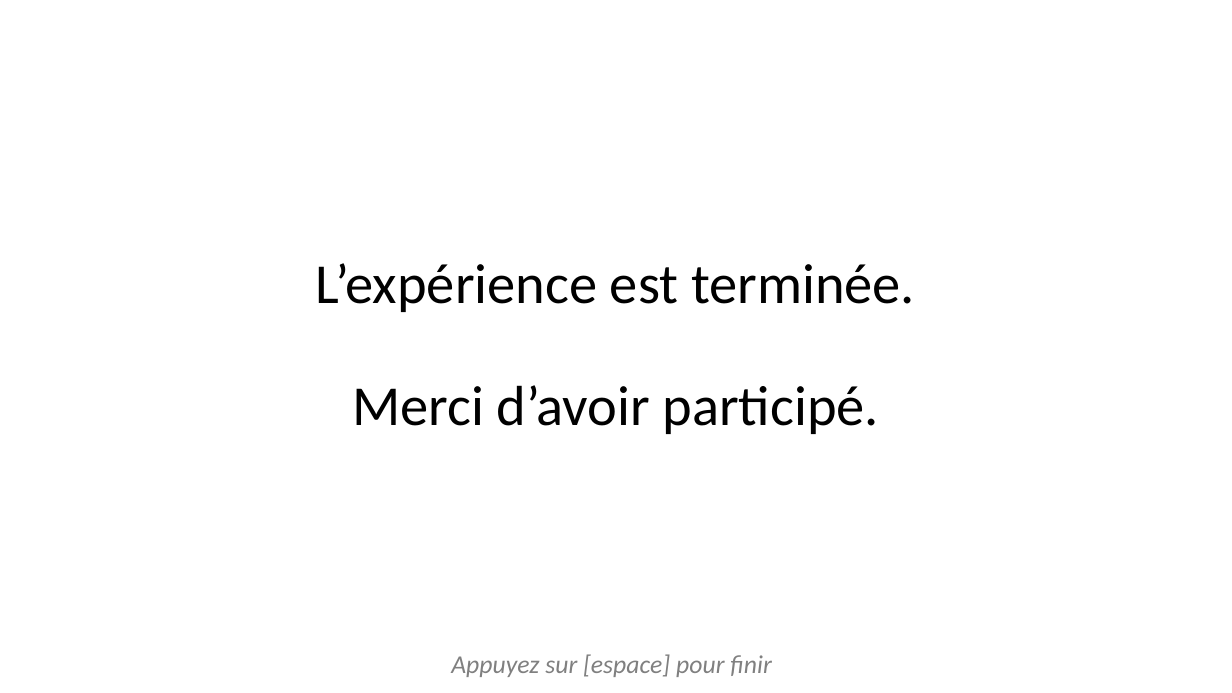
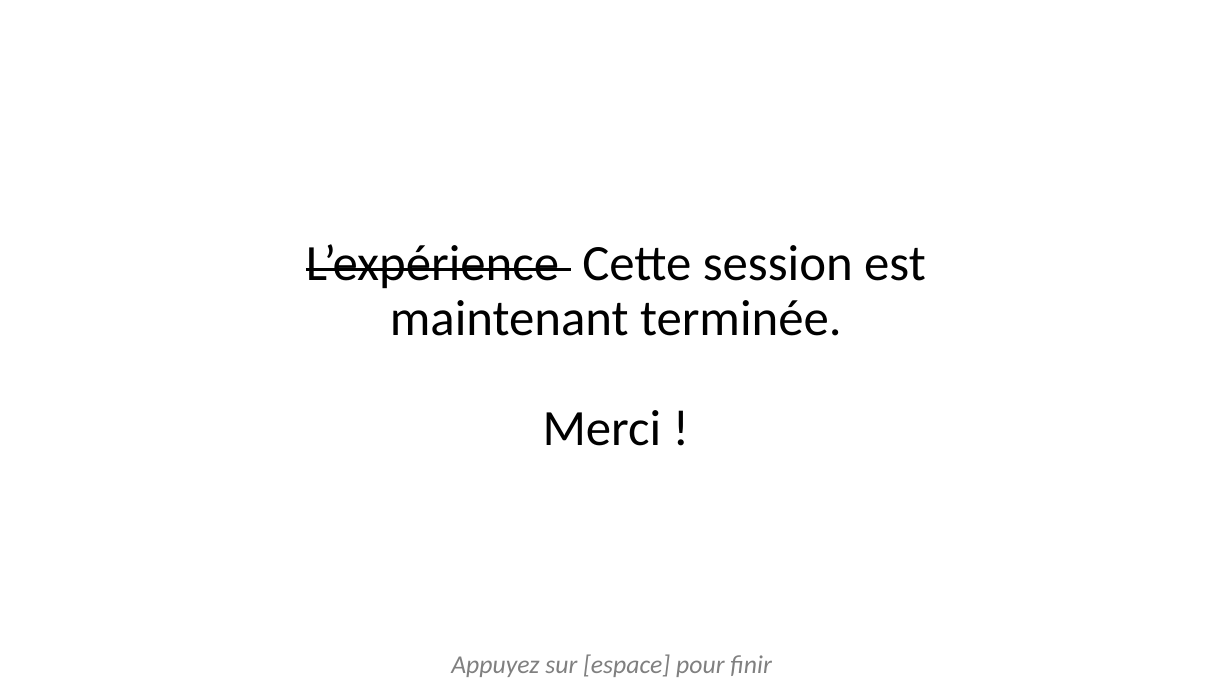
Before and after one commit to MBB-team/Online_Testing, a slide deck: slide 12 of Emotion_Regulation_JS/instructions/instructionsDiapo.pptx (slide 13 before the commit). Drawn at 1232x693 pixels with LibreOffice and Linux fonts; fonts in the diff are those of the drawing. Boxes give left, top, right and bottom in pixels: in the first picture for what was removed or moved away, otherwise in the second. Text is boxed around its words. In the diff, an @@ line names an element or a change of style, - is before the commit and + after.

```diff
--- a/Emotion_Regulation_JS/instructions/instructionsDiapo.pptx
+++ b/Emotion_Regulation_JS/instructions/instructionsDiapo.pptx
@@ title at bbox=[306, 244, 926, 446]: text changed; size 44 to 39.6 pt @@
-L’expérience est terminée.
-Merci d’avoir participé.
+L’expérience Cette session est maintenant terminée.
+Merci !
```
Also in this commit, not shown: 1 other slide changed, 1 slide removed.
